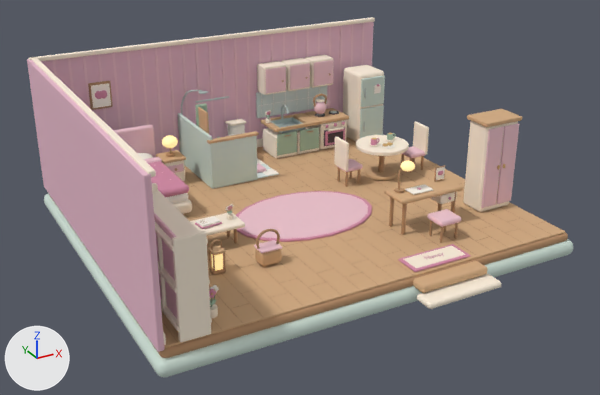
Two versions of the glTF model studio-home.glb, one commit apart.
Before and after are seen from a camera (50 mm lens) standing at (-10.4, -19.34, 10.06) and looking at (-0.17, -0.75, 0.76). Lighting does not change. The marker at lower left points along +X, +Y and +Z. The picture after the commit comes second. Where no turn or scale is listed for an object, it has been applied to the vertices. Vertices at exactly the same position are counted once.

Names of what the first picture shows: 'Studio_BackWall_Mesh', 'Studio_Bathroom_Mesh', 'Studio_CoffeeTable_Mesh', 'Studio_Desk_Mesh', 'Studio_Dining_Mesh', 'Studio_Entry_Mesh', 'Studio_Kitchen_Mesh', 'Studio_LeftWall_Mesh', 'Studio_Rug_Mesh', 'Studio_Shelf_Mesh', 'Studio_Shell_Mesh', 'Studio_UpperCabinets_Mesh', 'Studio_Wardrobe_Mesh' and 6 more.
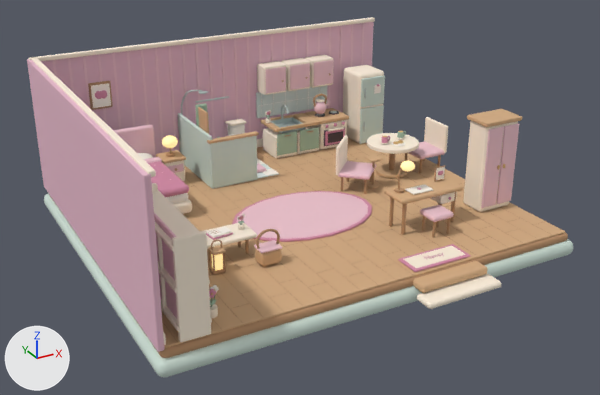
Pixel boxes [x1, y1, x2, y2] of what changed, in the pictures (600 x 395 px):
'Studio_Dining_Mesh', reshaped, moved (18% wider, 18% taller): before [334, 122, 429, 187]; after [336, 117, 448, 194]
'Studio_Desk_Mesh', reshaped (6% shorter): before [384, 161, 463, 243]; after [384, 161, 463, 238]
'Studio_CoffeeTable_Mesh', moved: before [190, 204, 245, 244]; after [204, 214, 257, 263]
'Studio_TeaTray_Mesh', added: after [364, 154, 383, 188]
    faces in mat_studio_oak (beige #d4ac82): [364, 154, 383, 188]
part 1 of me_sphere_033, rebuilt: before [401, 146, 426, 158]; after [408, 141, 445, 159]
part 2 of me_sphere_033, deleted: before [336, 154, 424, 187]
part 3 of me_sphere_033, built on: before [334, 122, 429, 172]; after [336, 117, 448, 194]
part 4 of me_cube_334, rebuilt: before [427, 209, 461, 227]; after [420, 205, 454, 222]
part 5 of me_cube_334, added: after [432, 222, 436, 238]
part 6 of me_cube_334, added: after [446, 218, 450, 234]
part 7 of me_cube_334, deleted: before [454, 223, 458, 239]
part 8 of me_cube_334, deleted: before [429, 220, 433, 236]
part 9 of me_cube_334, deleted: before [440, 226, 444, 243]

The change in detail:
me_sphere_033 is used by ob_studio_dining_mesh; location (3.47, 0.48, 1.3).
me_sphere_033 had 1254 vertices, 2364 faces and spanned x -1.41..1.67, y -0.5..1.14, z -1.18..0.29.
me_sphere_033 now has 1254 vertices, 2364 faces and spans x -2.22..1.87, y -0.84..1.14, z -1.18..0.29.
me_sphere_033 part 1: the loose piece of 64 vertices spanning x 1.01..1.65, y -0.01..0.65, z -0.68..-0.53 is rebuilt with 63 vertices and now spans x 0.83..1.83, y -0.22..0.86, z -0.68..-0.53.
me_sphere_033 part 2: 9 loose pieces with 363 vertices, spanning x -1.39..1.59, y -0.01..0.65, z -1.18..-0.53, are deleted.
me_sphere_033 part 3: 14 vertices moved from x -0.01..0.24, y -0.05..0.01, z -0.01..0.0 to x 0.0..0.24, y -0.05..0.01, z -0.01..0.0; 142 vertices removed from x -1.41..1.67, y -0.06..0.67, z -1.16..0.29; 506 vertices added at x -2.22..1.87, y -0.84..0.88, z -1.18..0.29.
me_cube_334 is used by ob_studio_desk_mesh; location (3.22, -2.7, 0.91).
me_cube_334 had 839 vertices, 1583 faces and spanned x -1.65..0.41, y -1.28..0.44, z -0.78..1.14.
me_cube_334 now has 839 vertices, 1583 faces and spans x -1.65..0.41, y -0.95..0.44, z -0.78..1.14.
me_cube_334 part 4: the loose piece of 56 vertices spanning x -0.97..-0.27, y -1.28..-0.62, z -0.29..-0.13 is rebuilt with 57 vertices and now spans x -0.97..-0.27, y -0.95..-0.29, z -0.29..-0.13.
me_cube_334 part 5: a new loose piece of 34 vertices spanning x -0.89..-0.83, y -0.89..-0.81, z -0.78..-0.26, in mat_studio_oak_edge (brown #b98e68).
me_cube_334 part 6: a new loose piece of 33 vertices spanning x -0.41..-0.35, y -0.88..-0.82, z -0.78..-0.26, in mat_studio_oak_edge (brown #b98e68).
me_cube_334 part 7: the loose piece of 37 vertices spanning x -0.41..-0.35, y -1.22..-1.14, z -0.78..-0.26 is deleted.
me_cube_334 part 8: the loose piece of 35 vertices spanning x -0.9..-0.82, y -0.75..-0.68, z -0.78..-0.26 is deleted.
me_cube_334 part 9: the loose piece of 35 vertices spanning x -0.89..-0.83, y -1.22..-1.15, z -0.78..-0.26 is deleted.
Other edits to the shape of me_cube_334 do not show in these pictures.
Mesh me_cylinder_072 is new.
It has 336 vertices, 660 faces and spans x -0.21..0.21, y -0.21..0.21, z -0.03..0.913.
Faces by material slot: [424, 236].
It uses material mat_studio_oak (beige #d4ac82).
It uses material mat_studio_oak_edge (brown #b98e68).
Object 'Studio_Dining_Mesh' (ob_studio_dining_mesh) moves from (3.47, 0.48, 1.3) to (3.87, 0.48, 1.3).
Object 'Studio_CoffeeTable_Mesh' (ob_studio_coffeetable_mesh) moves from (-2.5, -1.08, 1.07) to (-2.5, -1.78, 1.07).
Object 'Studio_TeaTray_Mesh' (ob_studio_teatray_mesh) is new; it shows me_cylinder_072.
Its location is (2.88, 0.18, 0.17).
